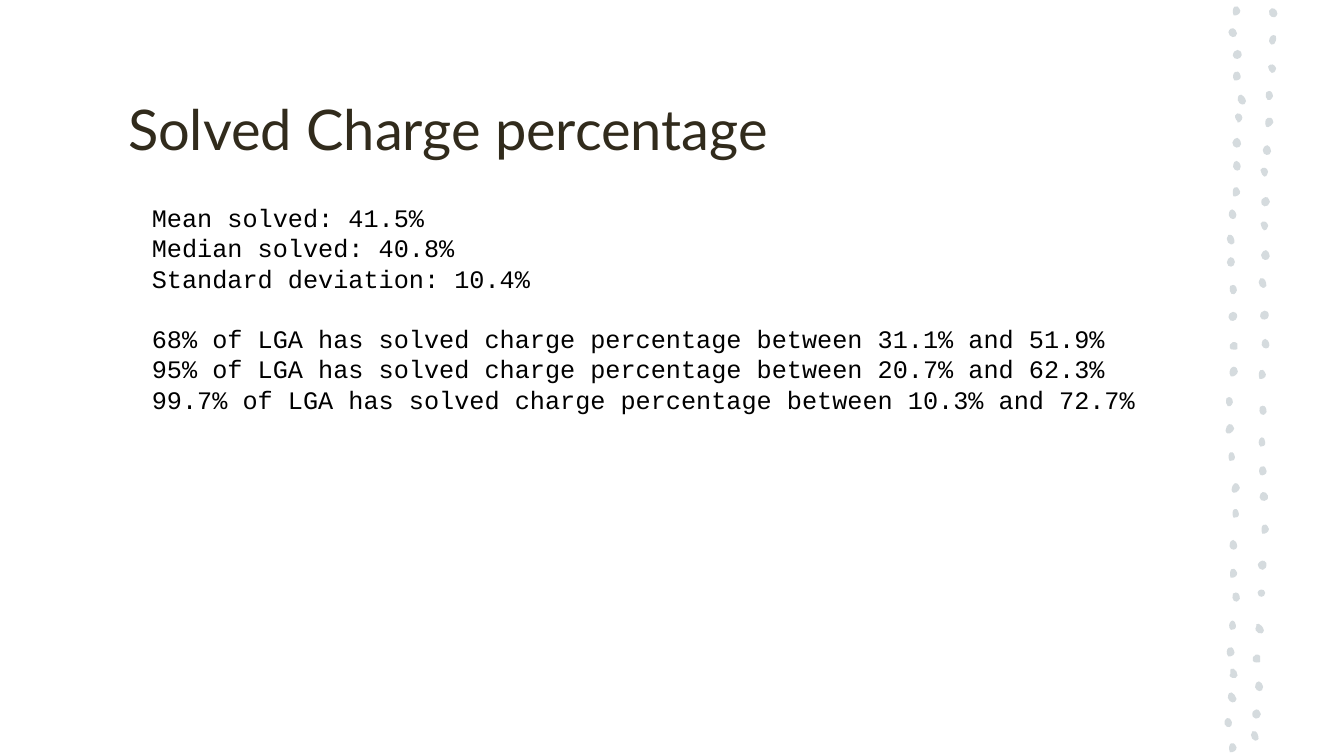
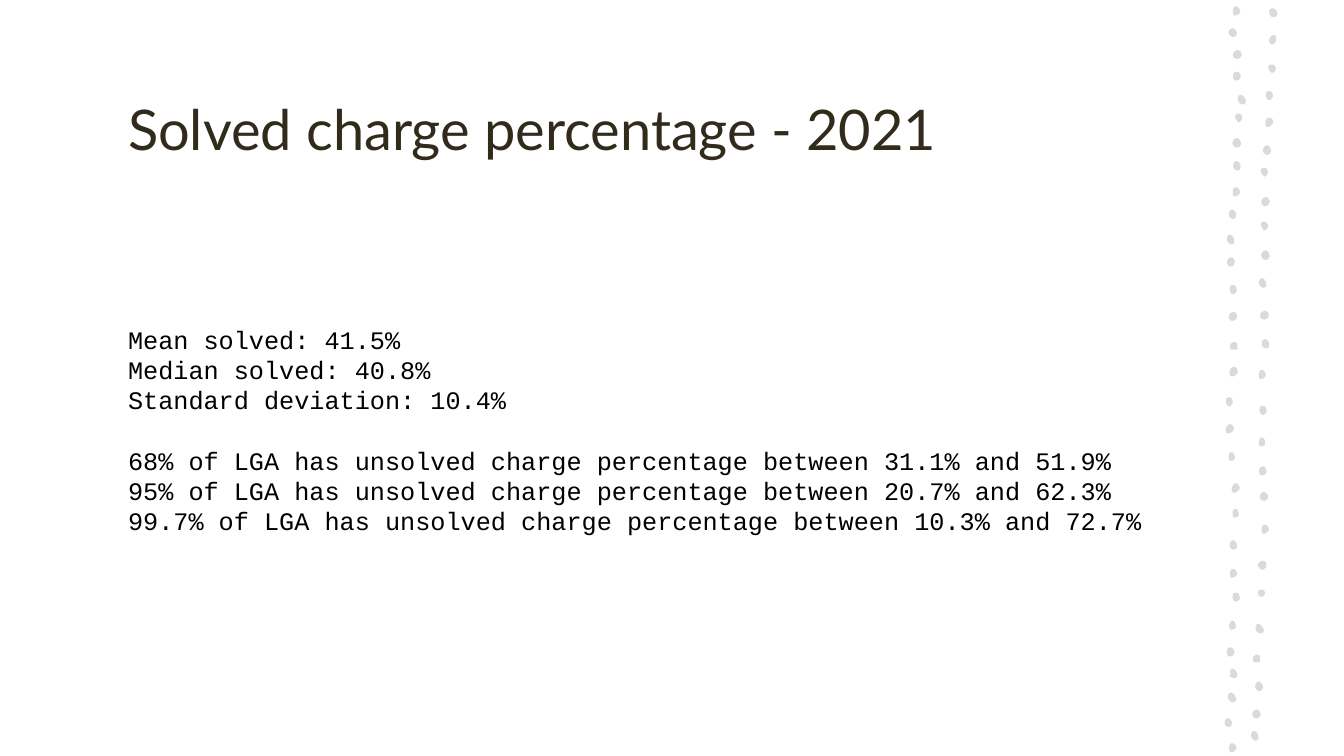
Before and after one commit to antoinetteboyle/Project-1, a slide deck: slide 6 of Crime_Victoria_PowerPoint_Presentation_temporary_Kelvin.pptx (slide 3 before the commit). Drawn at 1344x756 pixels with LibreOffice and Linux fonts; fonts in the diff are those of the drawing. Boxes give left, top, right and bottom in pixels: in the first picture for what was removed or moved away, otherwise in the second. Text is boxed around its words. In the diff, an @@ line names an element or a change of style, - is before the commit and + after.

```diff
--- a/Crime_Victoria_PowerPoint_Presentation_temporary_Kelvin.pptx
+++ b/Crime_Victoria_PowerPoint_Presentation_temporary_Kelvin.pptx
@@ title at (x1=128, y1=108, x2=937, y2=161): text changed @@
-Solved Charge percentage
+Solved charge percentage - 2021
@@ text "Mean solved: 41.5%" moved from (x1=152, y1=209, x2=1135, y2=415) to (x1=128, y1=330, x2=1142, y2=536) @@
@@ text at (x1=128, y1=451, x2=1142, y2=536): text changed @@
-68% of LGA has solved charge percentage between 31.1% and 51.9%
-95% of LGA has solved charge percentage between 20.7% and 62.3%
-99.7% of LGA has solved charge percentage between 10.3% and 72.7%
+68% of LGA has unsolved charge percentage between 31.1% and 51.9%
+95% of LGA has unsolved charge percentage between 20.7% and 62.3%
+99.7% of LGA has unsolved charge percentage between 10.3% and 72.7%
```
Also in this commit, not shown: 4 other slides changed, 5 slides added, 3 slides removed, 4 other files.
